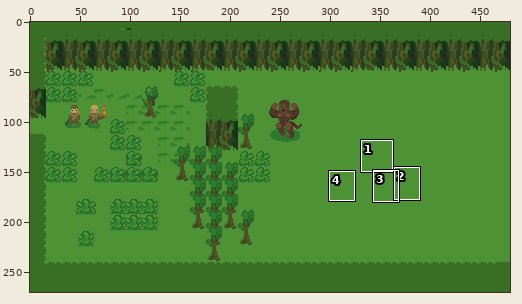
Two versions of one pixel-art file, assets/concept.aseprite. The first picture is a wide view before the edit; the outline marks the close-up.
Close-up. First the earlier version:
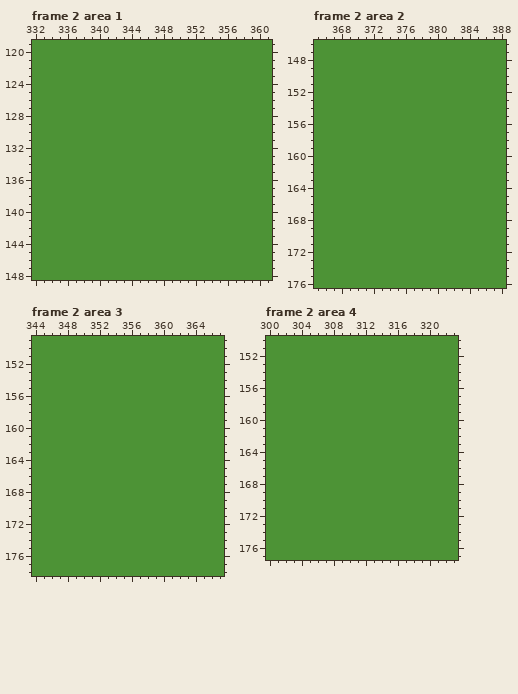
480x270 pixels, 5 frames. Colours within 5 levels of each other are drawn and written as one. Shown: frame 2 area 1: x 332..361, y 119..148; frame 2 area 2: x 365..388, y 146..176; frame 2 area 3: x 344..367, y 149..178; frame 2 area 4: x 300..323, y 150..177. The commit also changed other frames or places, which this record leaves out.
The result:
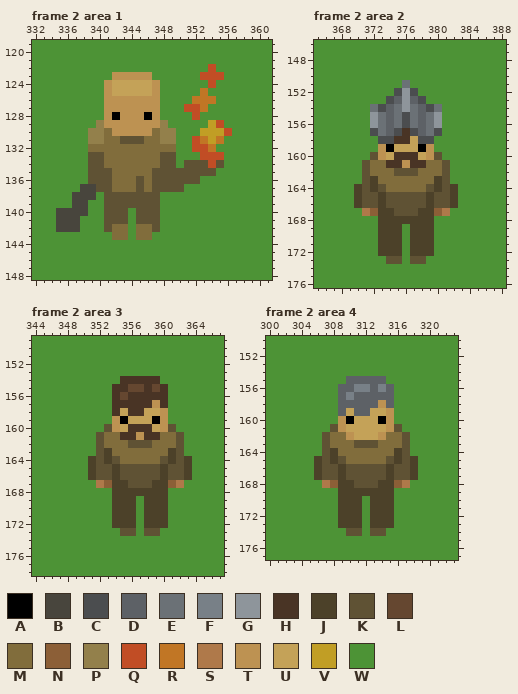
Palette (. is transparent): A #000000  B #48453d  C #4b4d4f  D #5d6166  E #6b7176  F #788087  G #8e959b  H #493425  J #4c4129  K #5f5234  L #654730  M #816d3c  N #8c5f37  P #93804b  Q #c14d25  R #c17625  S #af794a  T #bd9252  U #c4a258  V #c19e25  W #4d9336
Difference:
Changed rows in their new state; - is an unchanged pixel.
Frame 2 area 1, layer "Layer 2":
first column x 335:
122 -------------------Q--
123 -------TTTTT------QQQ-
124 ------TUUUUUT------Q--
125 ------TUUUUUT-----R---
126 ------TTTTTTT----RRR--
127 ------TTTTTTT---QQR---
128 ------TATTTAT----Q----
129 -----PTTTTTTTP-----VQ-
130 ----PPMTTTTTMPP---VVVQ
131 ----PPMMKKKMMPP--QRVR-
132 ----MMMMMMMMMMM--QQR--
133 ----KKMMMMMMMKK---QQQ-
134 ----KKMMMMMMMKK-KKKQK-
135 ----KKKMMMMMKKKKKKKK--
136 ----KKKMMMKMKKKKKK----
137 ---BBKKMMMKMKKKK------
138 --BBB-KKKKKKK---------
139 --BB--KKKKKKK---------
140 BBBB--KKK-KKK---------
141 BBB---KKK-KKK---------
142 BBB---KMM-MMK---------
143 -------MM-MM----------
Frame 2 area 2, layer "Layer 2":
first column x 370:
151 ------E------
152 -----CGC-----
153 ----CDGDC----
154 --ECDEGEDCE--
155 --GEDECEDEG--
156 --GEDECEDEG--
157 --CEDCHCDEC--
158 ---CCHHUCC---
159 ---TAUUUAT---
160 --KTUHHHUTK--
161 -KMMHHTHHMMK-
162 -KMMMKKKMMMK-
163 -KJMMMMMMMJK-
164 JKJKMMMMMKJKJ
165 JKKJKKKKKJKKJ
166 JKKJKKKKKJKKJ
167 -SNJJKKKJJNS-
168 ---JJJJJJJ---
169 ---JJJ-JJJ---
170 ---JJJ-JJJ---
171 ---JJJ-JJJ---
172 ---JJJ-JJJ---
173 ----KK-KK----
Frame 2 area 3, layer "Layer 2":
first column x 351:
154 ----HHHHH----
155 ---HHLLHLH---
156 ---HLHHHHH---
157 ---HHHHHTH---
158 ---HUHHUUT---
159 ---TAUUUAT---
160 --KTUHHHUTK--
161 -KMMHHTHHMMK-
162 -KMMMKKKMMMK-
163 -KJMMMMMMMJK-
164 JKJKMMMMMKJKJ
165 JKKJKKKKKJKKJ
166 JKKJKKKKKJKKJ
167 -SNJJKKKJJNS-
168 ---JJJJJJJ---
169 ---JJJ-JJJ---
170 ---JJJ-JJJ---
171 ---JJJ-JJJ---
172 ---JJJ-JJJ---
173 ----KK-KK----
Frame 2 area 4, layer "Layer 2":
first column x 306:
155 ----DDDDD----
156 ---DDFFDFD---
157 ---DFDDDDD---
158 ---DDDDDTD---
159 ---DUDDUUT---
160 ---TAUUUAT---
161 --KTUUUUUTK--
162 -KMMTUUUTMMK-
163 -KMMMKKKMMMK-
164 -KJMMMMMMMJK-
165 JKJKMMMMMKJKJ
166 JKKJKKKKKJKKJ
167 JKKJKKKKKJKKJ
168 -SNJJKKKJJNS-
169 ---JJJJJJJ---
170 ---JJJ-JJJ---
171 ---JJJ-JJJ---
172 ---JJJ-JJJ---
173 ---JJJ-JJJ---
174 ----KK-KK----
Boxes around the changes in both close-ups, in picture pixels (x1, y1, x2, y2):
changed: (56, 64, 232, 240)
changed: (354, 80, 458, 264)
changed: (88, 376, 192, 536)
changed: (314, 376, 418, 536)
